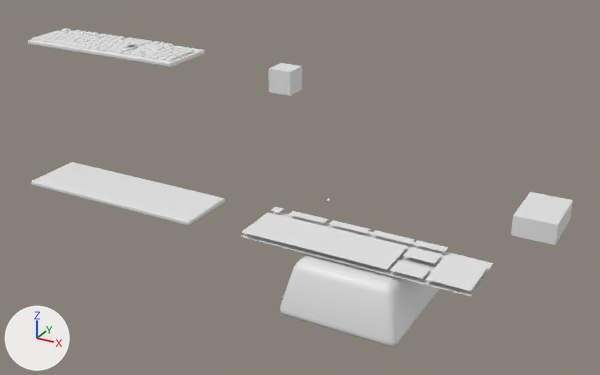
The Blender file Assets/Project_Files/controllers.blend: old version first, new version second.
Both versions are drawn from a 50 mm lens placed at (0.544, -1.226, 0.689), pointed at (-0.243, 0.205, -0.027). The lights are fixed; the arrows at lower left show +X, +Y and +Z.

The first picture shows 'Cube.001', 'body', 'keyboard_applied', 'keycap', 'mouse_placeholder', 'points'.
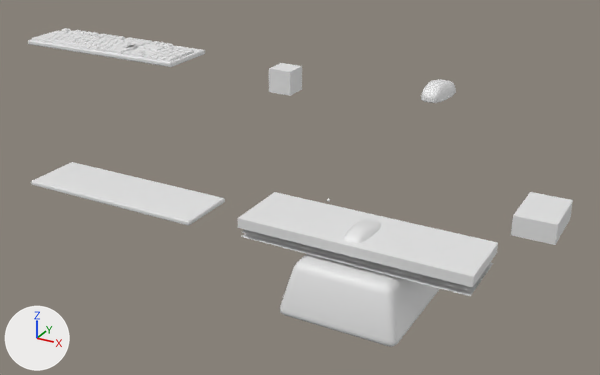
Boxes [x1, y1, x2, y2] around the edits, measured in the pictures (600 x 375 px):
'keyboard_placeholder', shown: after [238, 192, 498, 288]
'mouse_placeholder.001', added: after [421, 79, 456, 103]
'mouse_applied', added: after [344, 220, 381, 243]
'points', unchanged, covered by the edit: before [241, 207, 493, 296]; after [241, 230, 493, 296]

The change in detail:
Mesh me_cube_011 is new.
It has 4610 vertices, 4608 faces and spans x -0.0292..0.0296, y -0.0589..0.0528, z 0.0..0.0336.
It uses material mat_material (white #e7e7e7).
Mesh me_cube_008 is new.
It has 74 vertices, 72 faces and spans x -0.0301..0.0305, y -0.0589..0.0528, z 0.0..0.0348.
It uses material mat_material (white #e7e7e7).
Object 'keyboard_placeholder' (ob_keyboard_placeholder) is now shown.
Object 'mouse_applied' (ob_mouse_applied) is new; it shows me_cube_011.
Its location is (0.0, 0.0, 0.0).
Object 'mouse_placeholder.001' (ob_mouse_placeholder_001) is new; it shows me_cube_008.
Its location is (0.0, 0.354, 0.174).
It gains a SUBSURF modifier named 'Subdivision.001'.
Modifier setting: levels = 3.
